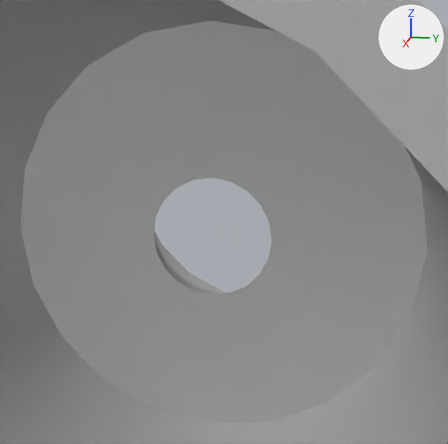
Renders of the FBX model Assets/ProshooterVR/ProShooterVR_DESIGN/10m Range v2C/Weapons/Rifle/WaltherLG400/WaltherLG400.fbx from each side of a commit.
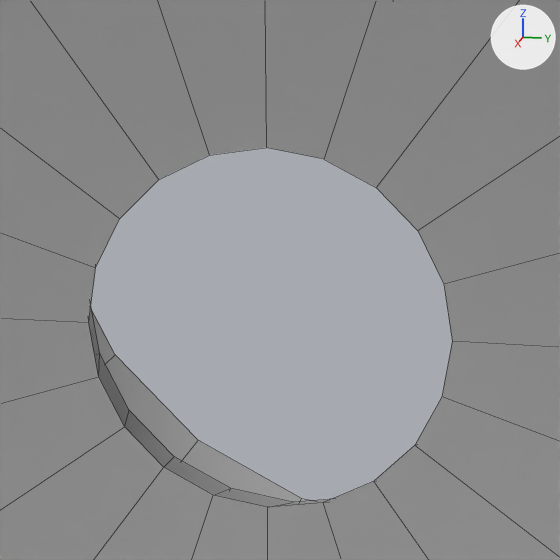
Each version appears first from a camera (50 mm lens) standing at (0.54341, 0.01286, 0.1132) and looking at (0.51168, 0.00652, 0.10527), and next in a close-up on the part from 28% to 68% of the width and 29% to 70% of the height. Arrows for +X, +Y and +Z are at upper right; the lights stay in place. The close-ups show mesh edges as thin lines. Where no turn or scale is listed for an object, it has been applied to the vertices.

In view in the first close-up: 'Scope_front'.
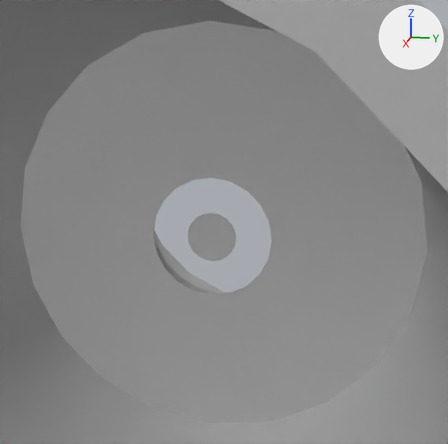
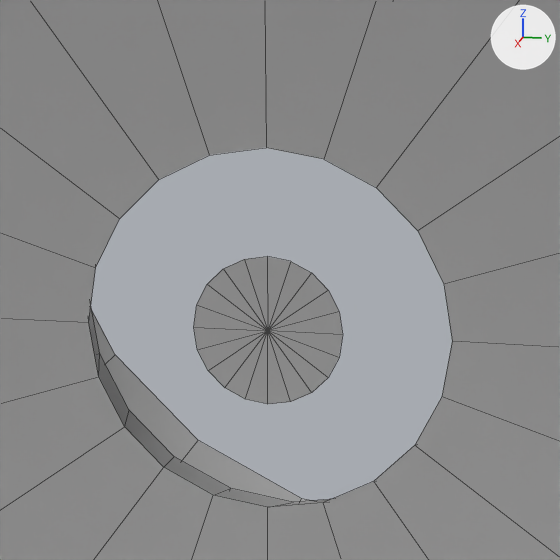
Where the change shows, as pixel boxes (x1, y1, x2, y2) in the close-ups (560 x 560 px):
```json
{"object": "RedDot", "change": "added", "after": [194, 257, 343, 404]}
```

Scene script edits in JSON lines:
```json
{"op": "add", "block": "me_mesh_006", "code": ["me_mesh_006 = bpy.data.meshes.new('Mesh.006')", "me_mesh_006.from_pydata(...)  # 21 vertices, 20 faces; spans x 0.0, y -0.00133..0.00133, z -0.00133..0.00133", "me_mesh_006.materials.append(mat_waltherlg400pt1_m)  # grey #bcbcbc"]}
{"op": "add", "block": "ob_reddot", "code": ["ob_reddot = bpy.data.objects.new('RedDot', me_mesh_006)", "ob_reddot.location = (0.512, 0.00591, 0.10448)"]}
```
